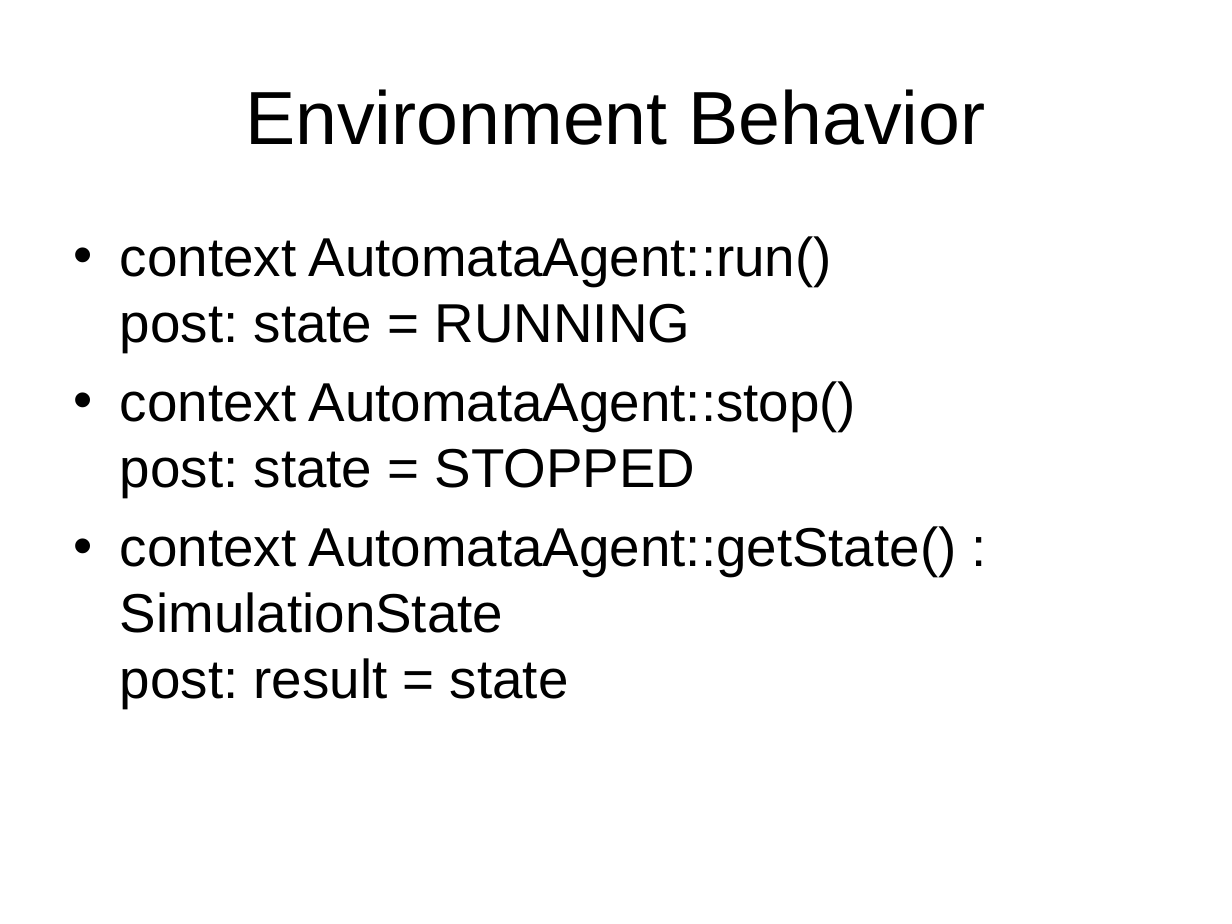
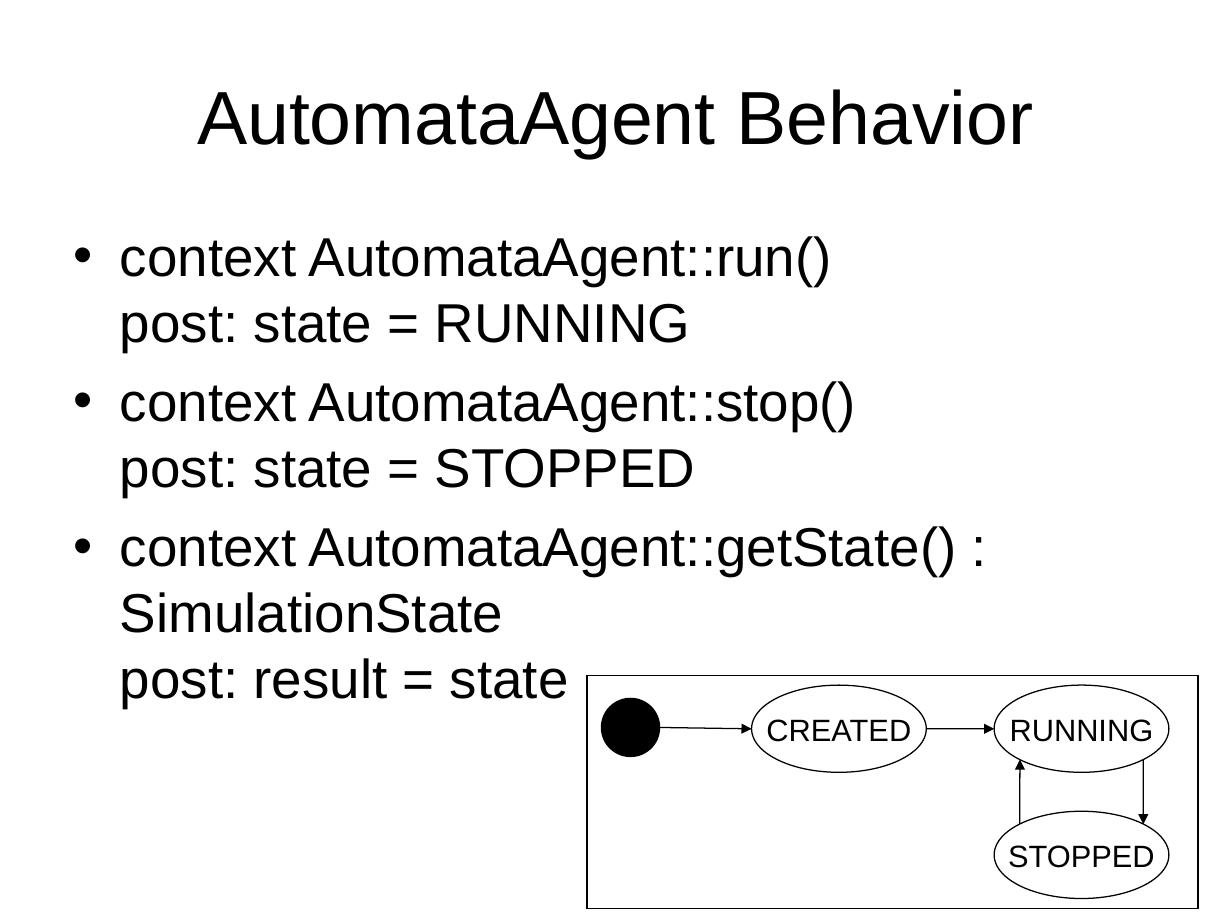
Before and after one commit to krishprince/rollerslam, a slide deck: slide 16 of docs/UML.ppt (slide 15 before the commit). Drawn at 1232x924 pixels with LibreOffice and Linux fonts; fonts in the diff are those of the drawing. Boxes give left, top, right and bottom in pixels: in the first picture for what was removed or moved away, otherwise in the second. Text is boxed around its words. In the diff, an @@ line names an element or a change of style, - is before the commit and + after.

Commit message:
updating presentation refactoring test agents

```diff
--- a/docs/UML.ppt
+++ b/docs/UML.ppt
@@ title at (197, 89, 1034, 158): text changed @@
-Environment Behavior
+AutomataAgent Behavior
@@ group added at (586, 675, 1198, 908): 4 ellipses, 4 arrows, 1 rectangle @@
+CREATED
+RUNNING
+STOPPED
```
Also in this commit, not shown: 4 other slides changed, 6 slides added.
